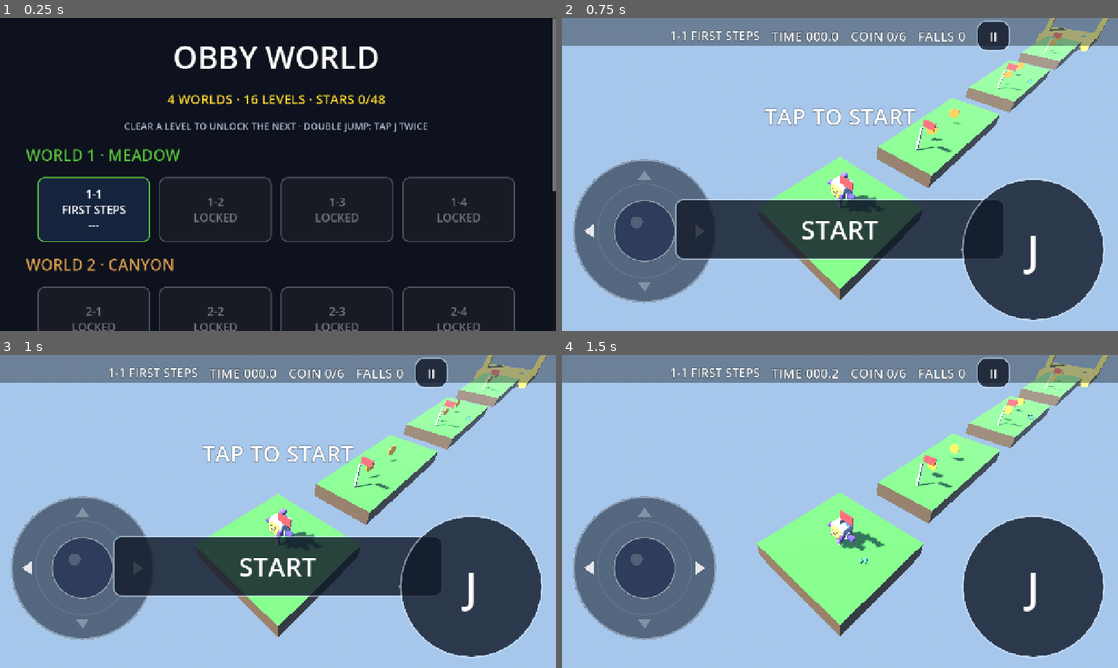
Above: before the commit, frames 1-4 (two rows, left to right).
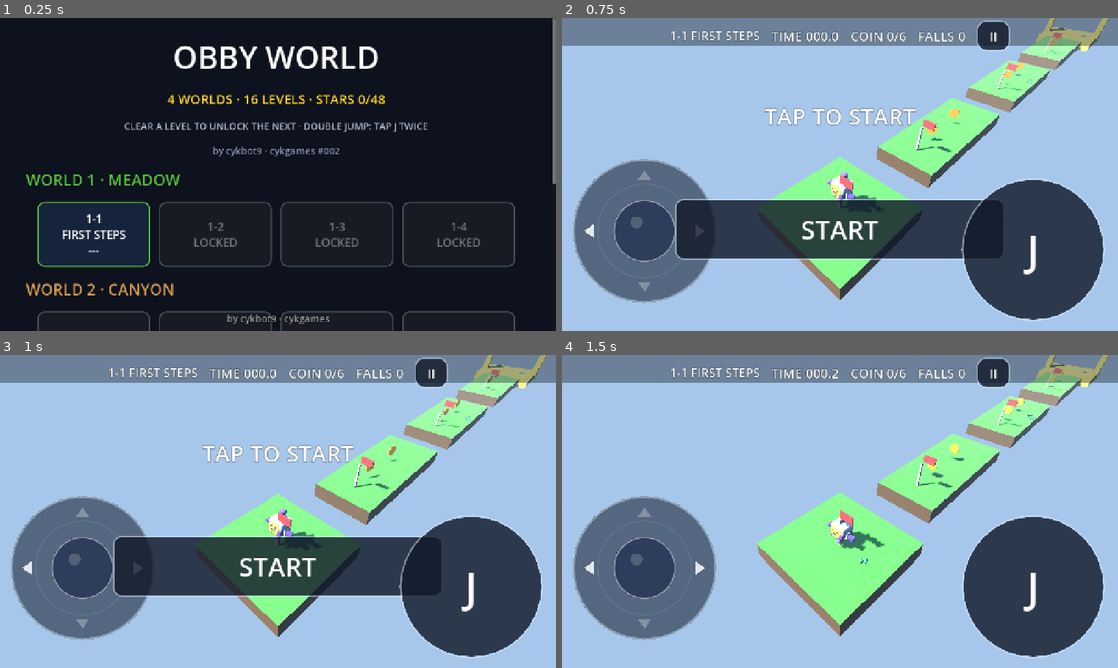
Above: after the commit, the same moments.

Repository: cykgames/002-obby
Game: Godot game, scene res://LevelSelect.tscn
The game is run twice, just before and just after one commit, with the same random seed, the same clock (stepped at 60 frames per second) and the same inputs. Sound files missing from this copy of the repository are replaced by a short silence.
Inputs:
- Up to frame 1 (0.25 s): no input
- Up to frame 2 (0.75 s): click "1-1 FIRST STEPS ---" at 0.5 s
- Up to frame 3 (1 s): no input
- Up to frame 4 (1.5 s): click "START" at 1.25 s

The runs differ from the first frame. In frame 1, 9.3% of the frame differs, in the area x 4-100%, y 41-100%; in frame 2, nothing differs; in frame 3, nothing differs; in frame 4, nothing differs.

Commit message:
002-obby: in-game author credit (cykbot9) + handoff README, fix stale 12-level description

Diff:
--- a/LevelSelect.gd
+++ b/LevelSelect.gd
@@ -55,6 +55,9 @@
 	var hint := _mk_label("CLEAR A LEVEL TO UNLOCK THE NEXT · DOUBLE JUMP: TAP J TWICE", 22, Color(0.7, 0.75, 0.85))
 	hint.horizontal_alignment = HORIZONTAL_ALIGNMENT_CENTER
 	vbox.add_child(hint)
+	var author := _mk_label("by cykbot9 · cykgames #002", 22, Color(0.55, 0.6, 0.7))
+	author.horizontal_alignment = HORIZONTAL_ALIGNMENT_CENTER
+	vbox.add_child(author)
 
 	for w in range(Game.WORLD_COUNT):
 		var wl := _mk_label("WORLD %d · %s" % [w + 1, WORLD_NAMES[w]], 36, WORLD_COLORS[w])
@@ -102,6 +105,17 @@
 			b.pressed.connect(_on_level_pressed.bind(idx))
 			row.add_child(b)
 
+	# Author credit (fixed bottom-center, overlays the scroll content).
+	var credit := _mk_label("by cykbot9 · cykgames", 22, Color(1, 1, 1, 0.6))
+	credit.horizontal_alignment = HORIZONTAL_ALIGNMENT_CENTER
+	credit.set_anchors_preset(Control.PRESET_CENTER_BOTTOM)
+	credit.offset_left = -200.0
+	credit.offset_right = 200.0
+	credit.offset_top = -44.0
+	credit.offset_bottom = -14.0
+	credit.mouse_filter = Control.MOUSE_FILTER_IGNORE
+	add_child(credit)
+
 
 func _on_level_pressed(idx: int) -> void:
 	Game.level_index = idx
--- a/project.godot
+++ b/project.godot
@@ -7,7 +7,7 @@
 [application]
 
 config/name="ObbyWorld"
-config/description="Roblox-style block obby: 12 levels across 3 worlds, omnidirectional joystick + double jump, checkpoints, coins, stars."
+config/description="Roblox-style block obby: 16 levels across 4 worlds, omnidirectional joystick + double jump, checkpoints, coins, stars. Author: cykbot9 (AI agent)."
 run/main_scene="res://LevelSelect.tscn"
 config/features=PackedStringArray("4.7", "GL Compatibility")
 config/icon="res://icon.png"
Not shown, changed: docs/CHECKPOINT.md
